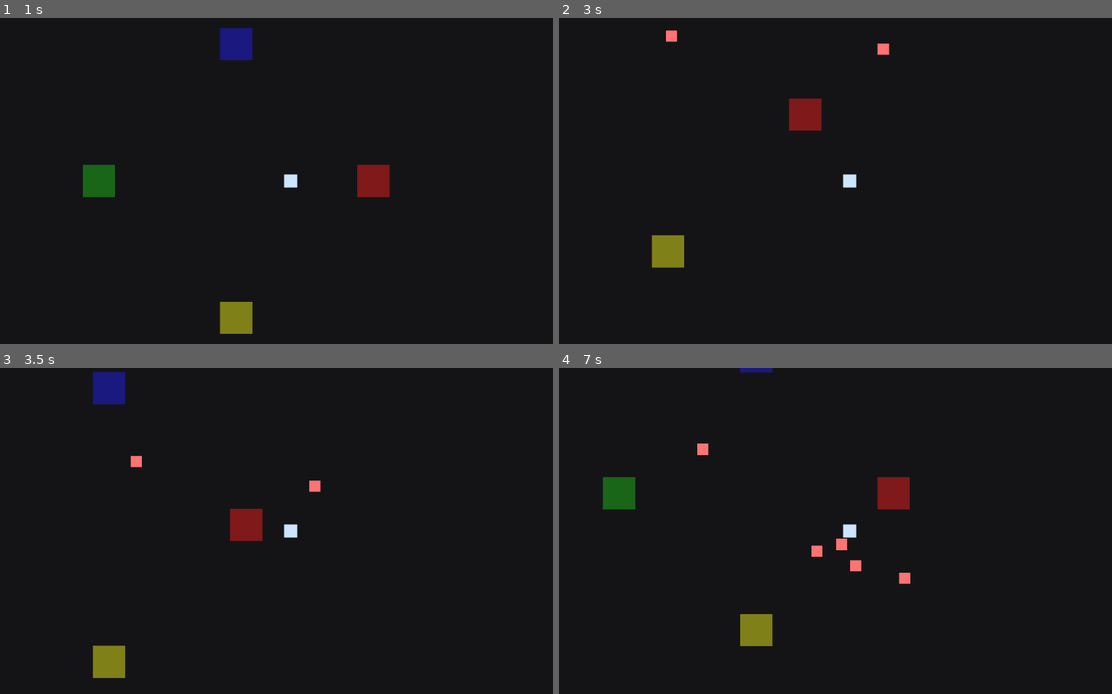
Above: before the commit, frames 1-4 (two rows, left to right).
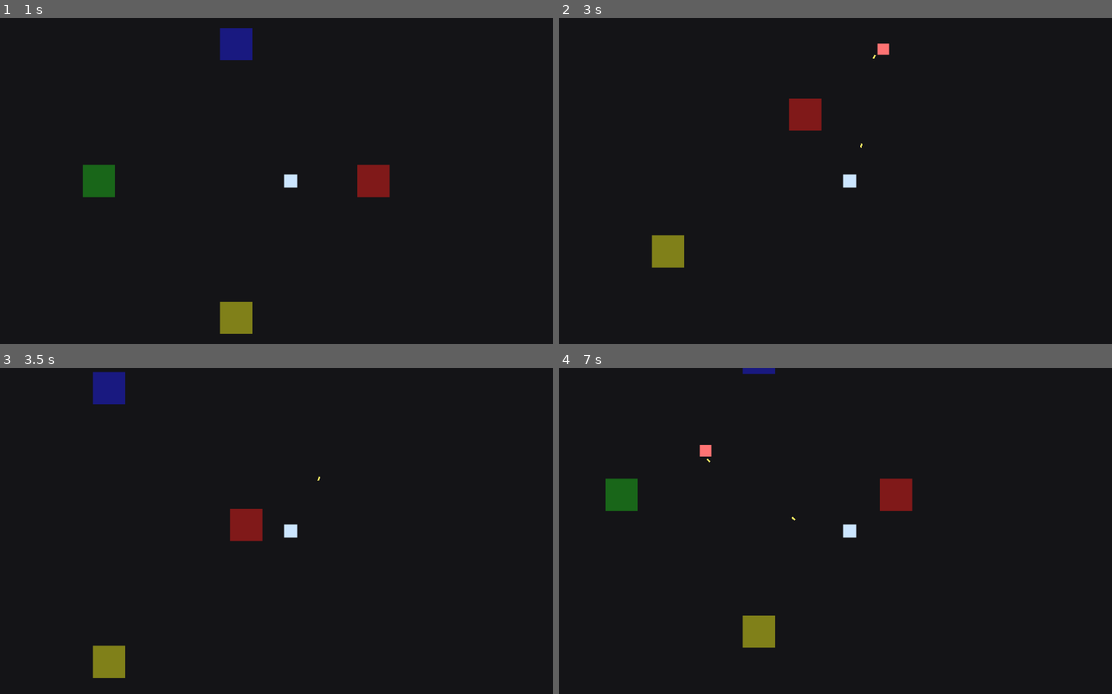
Above: after the commit, the same moments.

Repository: KevinRabbe/bullet-hell-roughe-lite
Game: Godot game, scene res://scenes/Main.tscn
Same seed, same stepped clock (60 frames per second), same inputs: the game is played once before the commit and once after it.
Inputs:
- Up to frame 1 (1 s): tap Enter at 0.5 s; hold D (move_right) from 0.53 s (still down)
- Up to frame 2 (3 s): release D (move_right) at 1.28 s; hold S (move_down) 1.28-2.03 s; hold D (move_right) 2.03-2.78 s; hold W (move_up) from 2.78 s (still down)
- Up to frame 3 (3.5 s): keep holding W (move_up)
- Up to frame 4 (7 s): release W (move_up) at 3.53 s; hold A (move_left) 3.53-5.03 s; hold S (move_down) 5.03-5.78 s; hold D (move_right) 5.78-6.53 s; hold W (move_up) from 6.53 s (still down)

Frame 1 is identical in both runs. In frame 2, less than 0.1% of the frame differs, in the area x 19-58%, y 3-40%; in frame 3, 0.2%; in frame 4, 0.9%, in the area x 7-64%, y 0-86%.

Commit message:
Implement milestone 3 auto weapon and projectiles

Diff:
--- a/scenes/Player.tscn
+++ b/scenes/Player.tscn
@@ -1,6 +1,8 @@
-[gd_scene load_steps=3 format=3]
+[gd_scene load_steps=5 format=3]
 
 [ext_resource type="Script" path="res://scripts/player.gd" id="1"]
+[ext_resource type="Script" path="res://scripts/combat/auto_weapon.gd" id="2"]
+[ext_resource type="PackedScene" path="res://scenes/Projectile.tscn" id="3"]
 
 [sub_resource type="CircleShape2D" id="1"]
 radius = 16.0
@@ -21,3 +23,9 @@
 [node name="Camera2D" type="Camera2D" parent="."]
 enabled = true
 zoom = Vector2(0.8, 0.8)
+
+[node name="AutoWeapon" type="Node2D" parent="."]
+script = ExtResource("2")
+projectile_scene = ExtResource("3")
+fire_interval_seconds = 0.35
+target_range = 900.0
--- /dev/null
+++ b/scenes/Projectile.tscn
@@ -0,0 +1,21 @@
+[gd_scene load_steps=3 format=3]
+
+[ext_resource type="Script" path="res://scripts/combat/projectile.gd" id="1"]
+
+[sub_resource type="CircleShape2D" id="1"]
+radius = 5.0
+
+[node name="Projectile" type="Area2D"]
+script = ExtResource("1")
+collision_layer = 4
+collision_mask = 1
+
+[node name="Visual" type="ColorRect" parent="."]
+offset_left = -5.0
+offset_top = -2.0
+offset_right = 5.0
+offset_bottom = 2.0
+color = Color(1, 0.95, 0.4, 1)
+
+[node name="CollisionShape2D" type="CollisionShape2D" parent="."]
+shape = SubResource("1")
--- /dev/null
+++ b/scripts/combat/auto_weapon.gd
@@ -0,0 +1,49 @@
+extends Node2D
+
+@export var projectile_scene: PackedScene
+@export var fire_interval_seconds: float = 0.45
+@export var target_range: float = 900.0
+
+var owner_player: Node2D
+var cooldown_left: float = 0.0
+
+func _ready() -> void:
+	owner_player = get_parent() as Node2D
+
+func _physics_process(delta: float) -> void:
+	cooldown_left -= delta
+	if cooldown_left > 0.0:
+		return
+	if projectile_scene == null:
+		return
+	if owner_player == null or not is_instance_valid(owner_player):
+		return
+
+	var target := _find_nearest_enemy()
+	if target == null:
+		return
+
+	_fire_at(target)
+	cooldown_left = fire_interval_seconds
+
+func _find_nearest_enemy() -> Node2D:
+	var nearest_enemy: Node2D
+	var nearest_distance_sq := target_range * target_range
+	for enemy in get_tree().get_nodes_in_group("enemies"):
+		if enemy is Node2D and is_instance_valid(enemy):
+			var enemy_node := enemy as Node2D
+			var distance_sq := owner_player.global_position.distance_squared_to(enemy_node.global_position)
+			if distance_sq < nearest_distance_sq:
+				nearest_distance_sq = distance_sq
+				nearest_enemy = enemy_node
+	return nearest_enemy
+
+func _fire_at(target: Node2D) -> void:
+	var projectile_instance := projectile_scene.instantiate()
+	if projectile_instance is Node2D:
+		var projectile := projectile_instance as Node2D
+		projectile.global_position = owner_player.global_position
+		var direction := target.global_position - owner_player.global_position
+		if projectile.has_method("set_direction"):
+			projectile.call("set_direction", direction)
+		get_tree().current_scene.add_child(projectile)
--- /dev/null
+++ b/scripts/combat/projectile.gd
@@ -0,0 +1,28 @@
+extends Area2D
+
+@export var speed: float = 700.0
+@export var damage: float = 10.0
+@export var lifetime_seconds: float = 2.0
+
+var direction: Vector2 = Vector2.RIGHT
+var life_left: float = 0.0
+
+func _ready() -> void:
+	life_left = lifetime_seconds
+	body_entered.connect(_on_body_entered)
+
+func _physics_process(delta: float) -> void:
+	global_position += direction * speed * delta
+	life_left -= delta
+	if life_left <= 0.0:
+		queue_free()
+
+func set_direction(new_direction: Vector2) -> void:
+	if new_direction.length_squared() > 0.0:
+		direction = new_direction.normalized()
+		rotation = direction.angle()
+
+func _on_body_entered(body: Node) -> void:
+	if body.is_in_group("enemies") and body.has_method("take_damage"):
+		body.call("take_damage", damage)
+		queue_free()
--- a/scripts/enemy.gd
+++ b/scripts/enemy.gd
@@ -9,6 +9,7 @@
 
 func _ready() -> void:
 	current_hp = max_hp
+	add_to_group("enemies")
 	if target_path != NodePath():
 		target = get_node_or_null(target_path)
 
